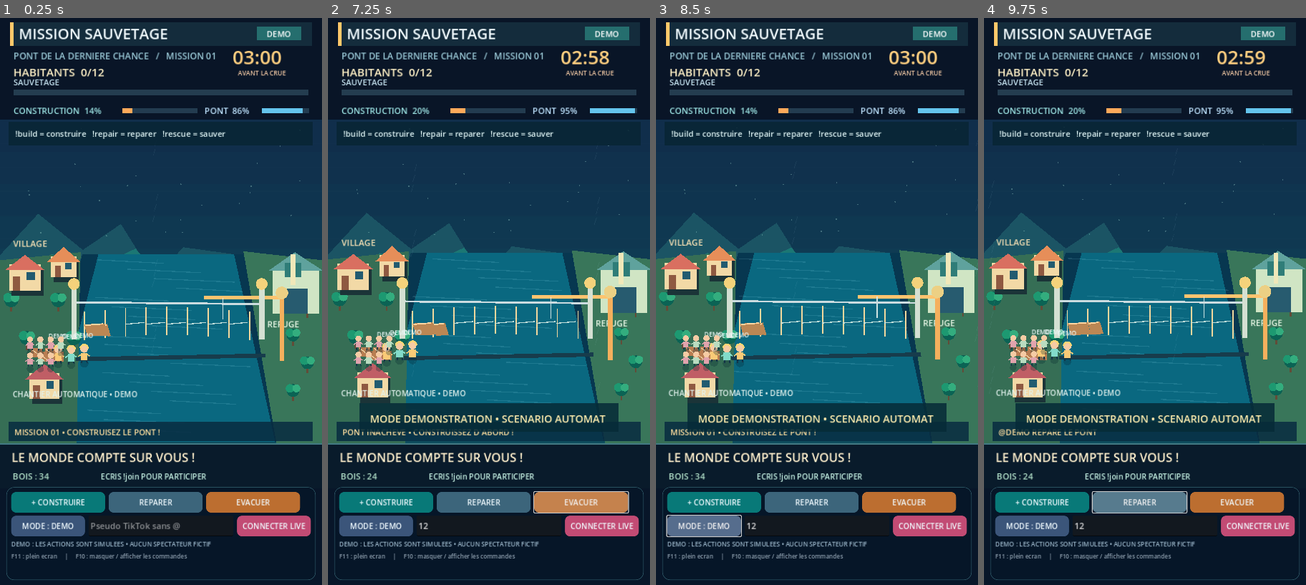
Above: before the commit, frames 1-4 (left to right).
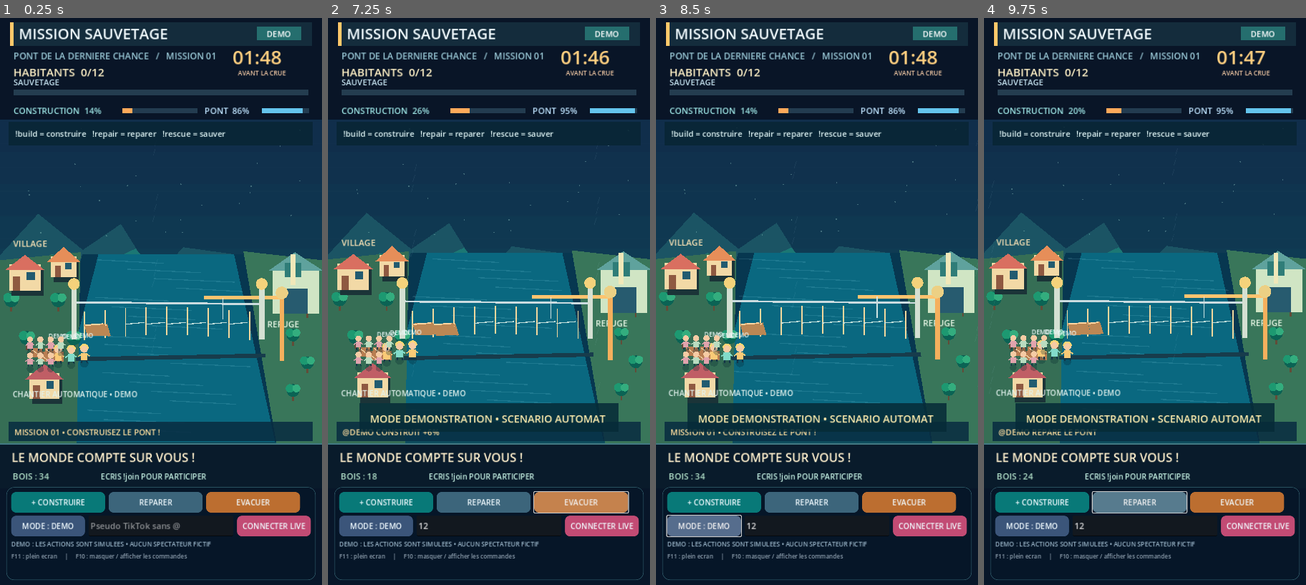
Above: after the commit, the same moments.

Repository: Hsergo/LIVE-BATTLES
Game: Godot game, scene res://main.tscn
Same seed, same stepped clock (60 frames per second), same inputs: the game is played once before the commit and once after it.
Inputs (mouse positions are in pixels of both pictures, inside the frame that each line leads up to):
- Up to frame 1 (0.25 s): no input
- Up to frame 2 (7.25 s): click (489, 528) at 0.52 s; type "12" at 0.6 s; click "+ CONSTRUIRE" at 1.25 s; click "REPARER" at 2 s; click "EVACUER" at 2.75 s; click "MODE : DEMO" at 3.5 s; click "MODE : LIVE" at 4.25 s; click "+ CONSTRUIRE" at 5 s; click "REPARER" at 5.75 s; click "EVACUER" at 6.5 s
- Up to frame 3 (8.5 s): click "MODE : DEMO" at 7.25 s; click "MODE : LIVE" at 8 s
- Up to frame 4 (9.75 s): click "+ CONSTRUIRE" at 8.75 s; click "REPARER" at 9.5 s

The runs differ from the first frame. In frame 1, 0.2% of the frame differs, in the area x 75-88%, y 5-9%; in frame 2, 0.6%, in the area x 4-88%, y 5-82%; in frame 3, 0.2%; in frame 4, 0.2%.

Commit message:
feat(rescue): acceleration demo, niveau de crue et cadeaux initiant une mission LIVE

Diff:
--- a/rescue/game/scripts/mission.gd
+++ b/rescue/game/scripts/mission.gd
@@ -3,7 +3,8 @@
 ## Aucune identité simulée n'est présentée comme un vrai spectateur en mode LIVE.
 
 const MAX_EVENTS := 8
-const BASE_DURATION := 180.0
+const BASE_DURATION := 160.0
+const DEMO_DURATION := 108.0
 const MAX_MEMBERS := 200
 const GIFT_RESOURCES := {"rose": 4, "gg": 4, "finger heart": 12, "doughnut": 40, "donut": 40, "galaxy": 120}
 const POWER_COSTS := [15, 40, 90]
@@ -29,6 +30,9 @@
 var cooldowns: Dictionary = {}
 var votes: Dictionary = {"1":0, "2":0, "3":0}
 var weather_stage := 0
+var total_duration := BASE_DURATION
+var flood_level := 0.0
+var last_rescuer := ""
 var protection_seconds := 0.0
 var supply_level := 0
 var gifted_resources := 0
@@ -59,7 +63,8 @@
 		contribution.clear()
 		cooldowns.clear()
 	status = "RUNNING" if demo_mode else "WAITING"
-	seconds = BASE_DURATION + 10.0 * float((mission_index - 1) % 3)
+	total_duration = DEMO_DURATION if demo_mode else BASE_DURATION + 10.0 * float((mission_index - 1) % 3)
+	seconds = total_duration
 	elapsed = 0.0
 	progress = 14.0
 	strength = 86.0
@@ -70,6 +75,8 @@
 	crossings.clear()
 	votes = {"1":0, "2":0, "3":0}
 	weather_stage = 0
+	flood_level = 0.0
+	last_rescuer = ""
 	next_disaster = 0
 	protection_seconds = 0.0
 	supply_level = 0
@@ -200,6 +207,8 @@
 	return true
 
 func gift(user: String, gift_name: String, count: int = 1) -> bool:
+	if status == "WAITING" and not demo_mode:
+		join(user)
 	if status != "RUNNING":
 		return false
 	var key := gift_name.strip_edges().to_lower()
@@ -245,7 +254,8 @@
 	demo_clock += d
 	protection_seconds = maxf(0.0,protection_seconds-d)
 	wood = minf(350.0,wood+d*0.32)
-	var duration := BASE_DURATION + 10.0*float((mission_index-1)%3)
+	var duration := total_duration
+	flood_level = clampf(elapsed/maxf(1.0,total_duration),0.0,1.0)
 	if next_disaster < DISASTER_STAGES.size() and elapsed/duration >= DISASTER_STAGES[next_disaster]:
 		var damage := 18.0+float(next_disaster)*9.0
 		if protection_seconds > 0:
@@ -253,7 +263,7 @@
 		strength = maxf(0.0,strength-damage)
 		weather_stage = next_disaster+1
 		next_disaster += 1
-		_note("ALERTE TEMPETE • PONT FRAGILISE !", "danger")
+		_note("VAGUE %d/3 • PONT ENDOMMAGE ! REPARER !" % (next_disaster), "danger")
 	if demo_mode:
 		_tick_demo()
 	if rescue_queue > 0 and crossings.size() < 4 and progress >= 78.0 and strength >= 20.0:
@@ -272,7 +282,7 @@
 		_finish(false)
 
 func _tick_demo() -> void:
-	if demo_clock >= 1.35:
+	if demo_clock >= 0.96:
 		demo_clock = 0.0
 		var stage := action_sequence % 7
 		if progress < 84.0:
